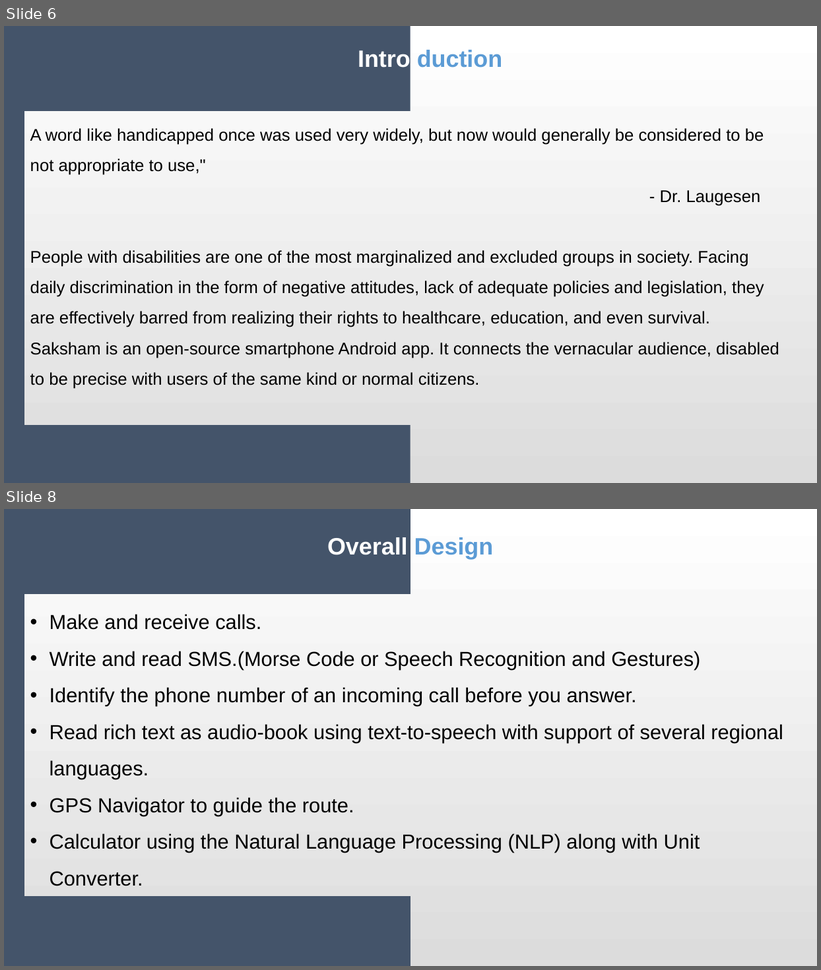
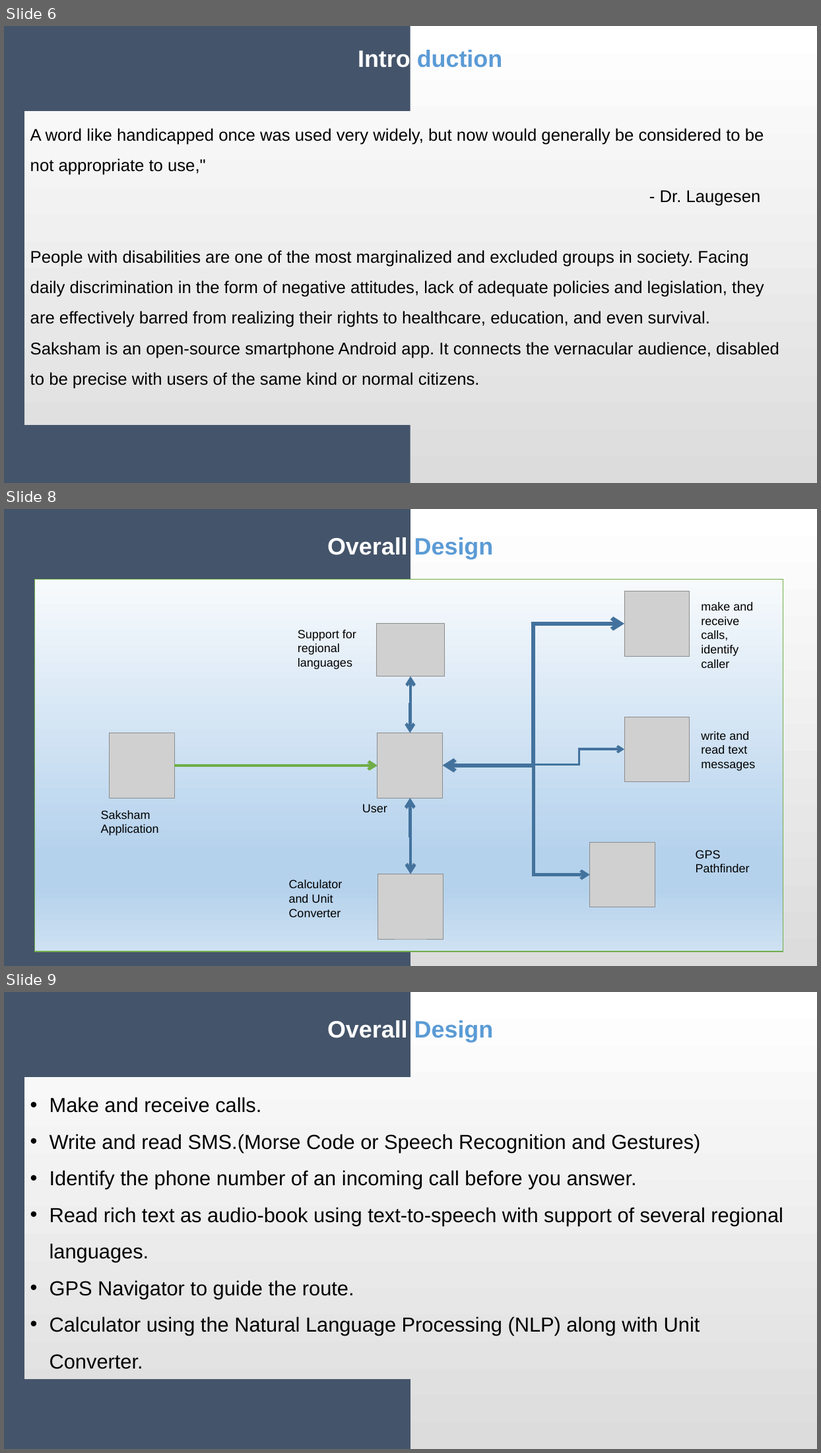
Before and after one commit to Durgnan/Final_Year_Project, a slide deck: Phase PPT/Durgesh Nandan/0th Phase/SakshamPPT.pptx. Shown one above the other, each under a label of ours: slides 6 and 8 before the commit, slides 6, 8 and 9 after it; the slides between them are not shown. The pictures are 821x970 and 821x1453 pixels, drawn with LibreOffice and Linux fonts; fonts in the diff are those of the drawing; grey boxes stand for pictures. Boxes give left, top, right and bottom in pixels: in the first picture for what was removed or moved away, otherwise in the second. Text is boxed around its words. In the diff, an @@ line names an element or a change of style, - is before the commit and + after.

```diff
--- a/Phase PPT/Durgesh Nandan/0th Phase/SakshamPPT.pptx
+++ b/Phase PPT/Durgesh Nandan/0th Phase/SakshamPPT.pptx
@@ slide 8 added at box(4, 509, 817, 966), background gradient #FFFFFF to #DCDCDC @@
@@ rectangle added at box(4, 509, 411, 966), fill #44546A @@
@@ text added at box(327, 537, 494, 559), 28 pt, text #FFFFFF, bold @@
+Overall Design
@@ rectangle added at box(34, 579, 783, 952), fill gradient #F7FAFD to #B5D2EC to #CEE1F2, outline #70AD47 1 pt @@
@@ picture added at box(624, 591, 690, 657) @@
@@ text added at box(701, 602, 753, 668), 14 pt, text #000000 @@
+make and receive calls, identify caller
@@ picture added at box(377, 624, 444, 676) @@
@@ elbow double arrow added from (443, 766) to (624, 624), #43739E 4.75 pt @@
@@ text added at box(298, 630, 356, 669), 14 pt, text #000000 @@
+Support for regional languages
@@ elbow double arrow added from (411, 733) to (411, 677), #43739E 3.5 pt @@
@@ picture added at box(625, 717, 690, 782) @@
@@ picture added at box(110, 733, 175, 798) @@
@@ picture added at box(378, 733, 443, 798) @@
@@ text added at box(701, 731, 755, 771), 14 pt, text #000000 @@
+write and read text messages
@@ elbow arrow added from (175, 766) to (378, 766), #70AD47 3.5 pt @@
@@ elbow arrow added from (533, 765) to (590, 875), #43739E 3.5 pt @@
@@ elbow arrow added from (534, 764) to (625, 749), #43739E 2.75 pt @@
@@ text added at box(362, 804, 387, 813), 14 pt, text #000000 @@
+User
@@ elbow double arrow added from (411, 798) to (411, 875), #43739E 3.75 pt @@
@@ text added at box(101, 811, 159, 836), 14 pt, text #000000 @@
+Saksham Application
@@ picture added at box(590, 843, 655, 908) @@
@@ text added at box(696, 850, 750, 873), 14 pt, text #000000 @@
+GPS Pathfinder
@@ text added at box(289, 880, 343, 918), 14 pt, text #000000 @@
+Calculator and Unit Converter
@@ picture added at box(378, 875, 443, 940) @@
@@ what was slide 8 is now slide 9 @@
```
Also in this commit, not shown: 2 slides changed.
